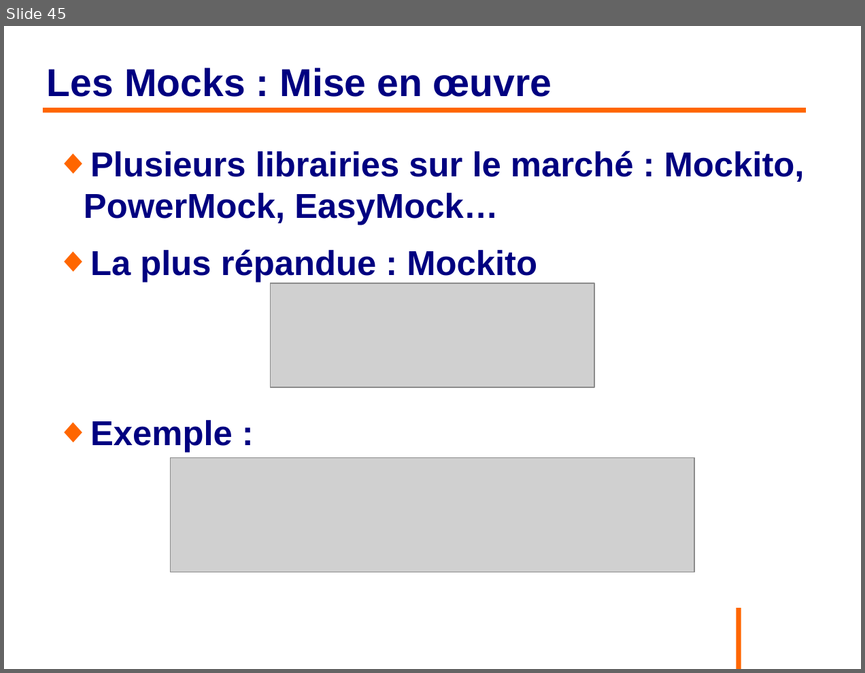
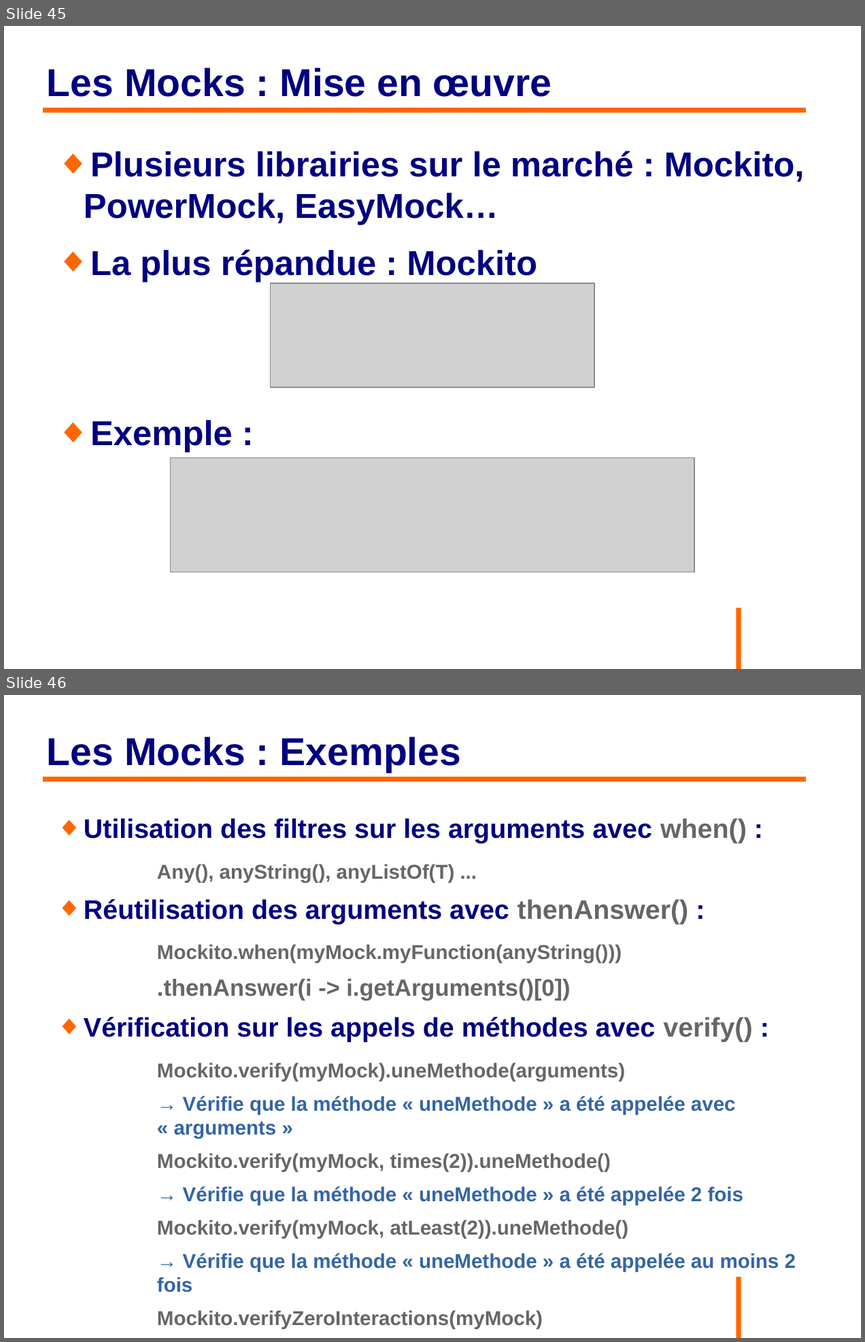
Before and after one commit to philphils/tests-unitaires-et-moins-unitaires, a slide deck: tests-unitaires-cours/nouveauDiapo/diapo_tests_unitaires.odp. Shown one above the other, each under a label of ours: slide 45 before the commit, slides 45 and 46 after it. The pictures are 865x673 and 865x1342 pixels, drawn with LibreOffice and Linux fonts; fonts in the diff are those of the drawing; grey boxes stand for pictures; background and template pictures are left out. Boxes give left, top, right and bottom in pixels: in the first picture for what was removed or moved away, otherwise in the second. Text is boxed around its words. In the diff, an @@ line names an element or a change of style, - is before the commit and + after.

Commit message:
Ajout diapo exemple mock

```diff
--- a/tests-unitaires-cours/nouveauDiapo/diapo_tests_unitaires.odp
+++ b/tests-unitaires-cours/nouveauDiapo/diapo_tests_unitaires.odp
@@ slide 46 added at (4,695,861,1338), background #FFFFFF; not listed: 1 template element that a slide beside it also shows @@
@@ title added at (47,736,462,773), 36 pt, text #000080, bold @@
+Les Mocks : Exemples
@@ line added from (43, 779) to (806, 779), #FF6600 4.54 pt @@
@@ text added at (84,818,796,1329), 18.6 pt, text #666666, bold @@
+◆ Utilisation des filtres sur les arguments avec when() :
+    Any(), anyString(), anyListOf(T) ...
+◆ Réutilisation des arguments avec thenAnswer() :
+    Mockito.when(myMock.myFunction(anyString()))
+    .thenAnswer(i -> i.getArguments()[0])
+◆ Vérification sur les appels de méthodes avec verify() :
+    Mockito.verify(myMock).uneMethode(arguments)
+    → Vérifie que la méthode « uneMethode » a été appelée avec « arguments »
+    Mockito.verify(myMock, times(2)).uneMethode()
+    → Vérifie que la méthode « uneMethode » a été appelée 2 fois
+    Mockito.verify(myMock, atLeast(2)).uneMethode()
+    → Vérifie que la méthode « uneMethode » a été appelée au moins 2 fois
+    Mockito.verifyZeroInteractions(myMock)
+    → Vérifie que le mock n’a eu aucune interaction
```
Also in this commit, not shown: 1 slide changed.
